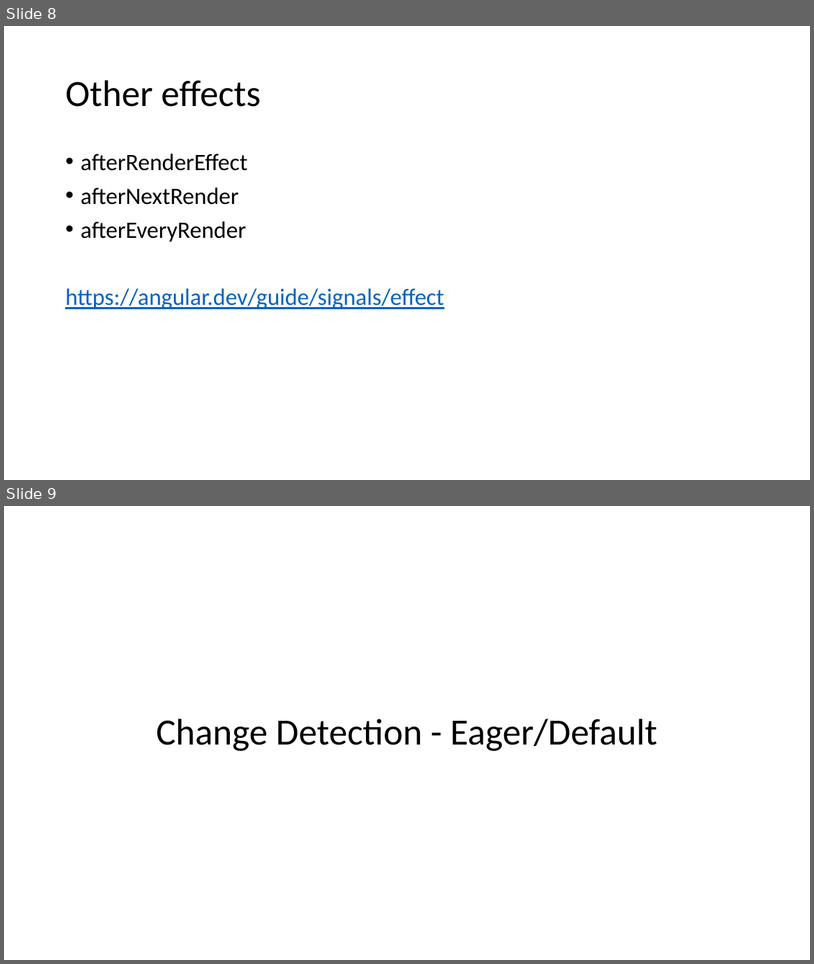
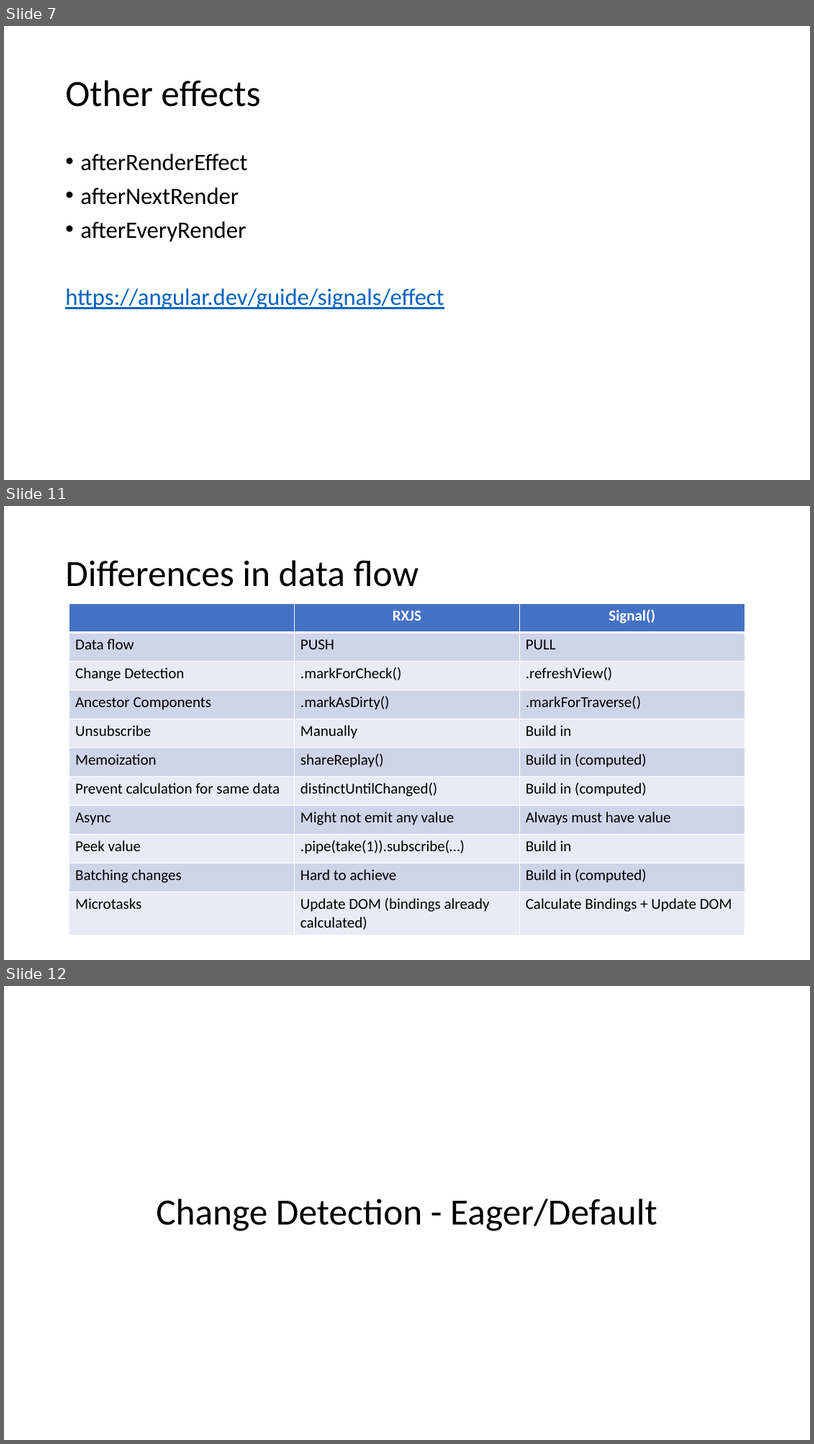
Before and after one commit to Trolejbus/AngularSignalsKnowledgeShare, a slide deck: Signals in Angular.pptx. Shown one above the other, each under a label of ours: slides 8 and 9 before the commit, slides 7, 11 and 12 after it; the slides between them are not shown. The pictures are 814x964 and 814x1444 pixels, drawn with LibreOffice and Linux fonts; fonts in the diff are those of the drawing. Boxes give left, top, right and bottom in pixels: in the first picture for what was removed or moved away, otherwise in the second. Text is boxed around its words. In the diff, an @@ line names an element or a change of style, - is before the commit and + after.

```diff
--- a/Signals in Angular.pptx
+++ b/Signals in Angular.pptx
@@ slide 11 added at box(4, 506, 810, 960), background #FFFFFF @@
@@ title added at box(65, 560, 419, 587), 44 pt, text #000000 @@
+Differences in data flow
@@ table added at box(70, 603, 744, 934), 11 rows, 3 columns @@
+ | RXJS | Signal()
+Data flow | PUSH | PULL
+Change Detection | .markForCheck() | .refreshView()
+Ancestor Components | .markAsDirty() | .markForTraverse()
+Unsubscribe | Manually | Build in
+Memoization | shareReplay() | Build in (computed)
+Prevent calculation for same data | distinctUntilChanged() | Build in (computed)
+Async | Might not emit any value | Always must have value
+Peek value | .pipe(take(1)).subscribe(…) | Build in
+Batching changes | Hard to achieve | Build in (computed)
+Microtasks | Update DOM (bindings already calculated) | Calculate Bindings + Update DOM
@@ what was slide 8 is now slide 7 @@
@@ what was slide 9 is now slide 12 @@
```
Also in this commit, not shown: 3 slides changed, 3 other slides added, 1 slide removed, 45 other files.
